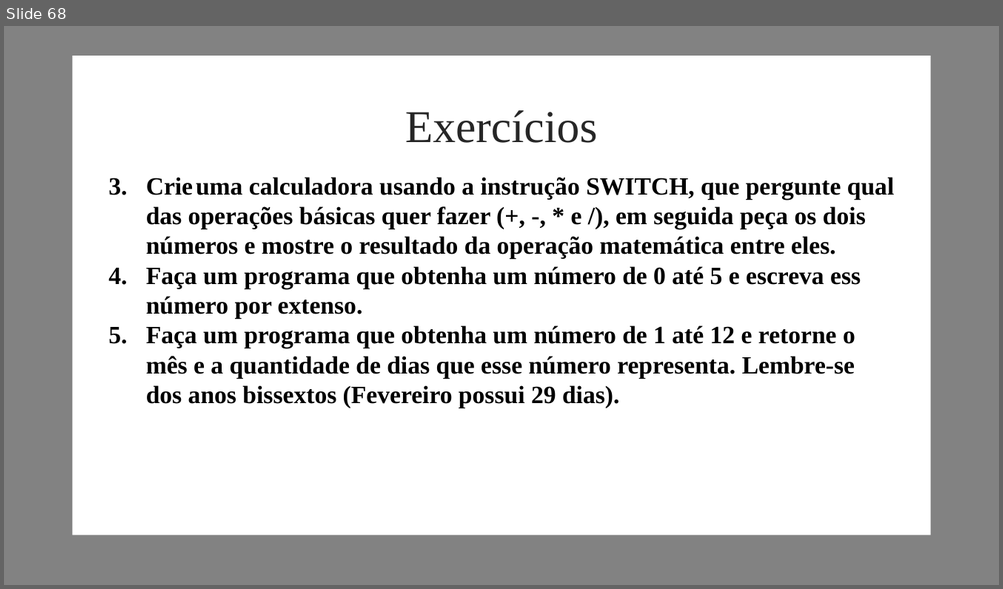
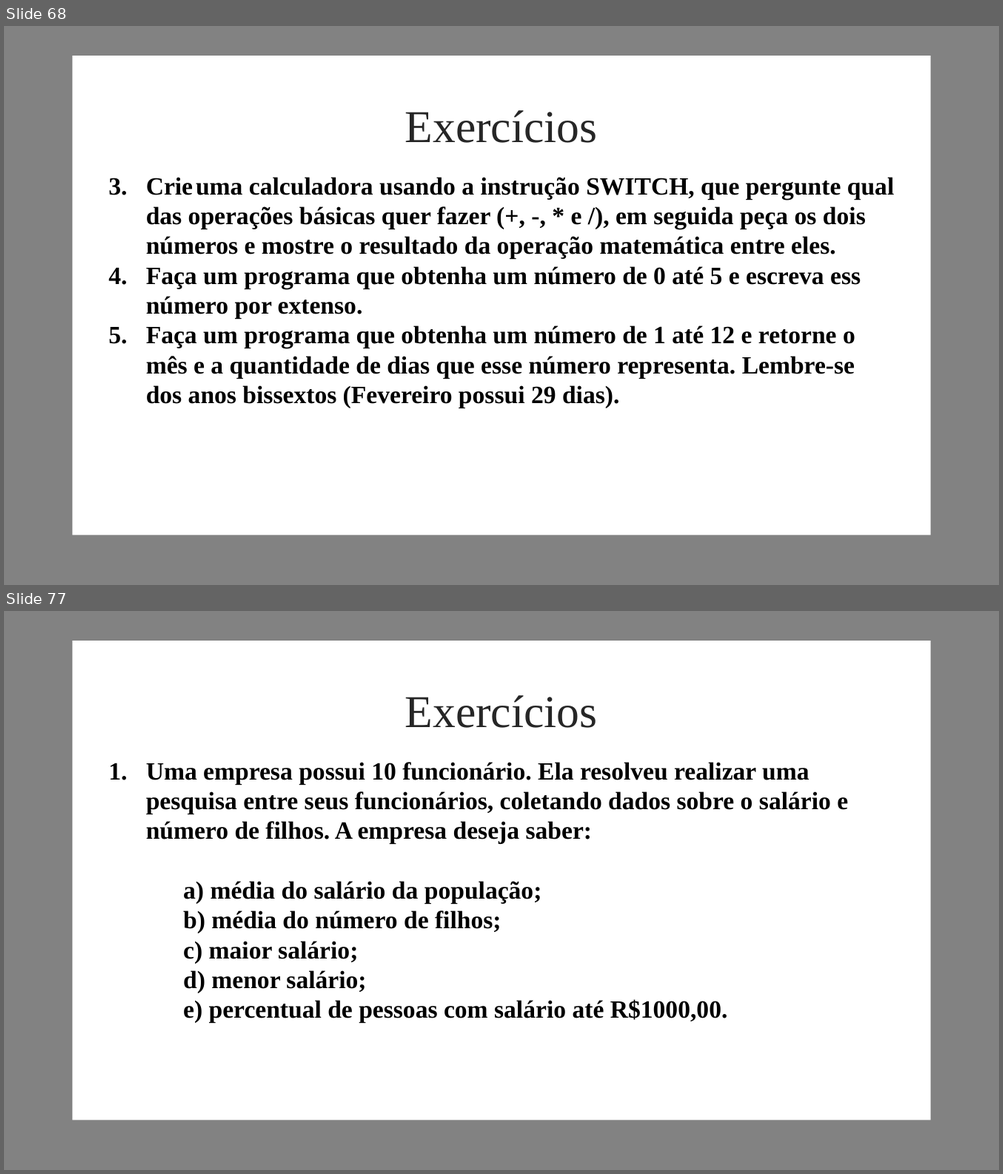
Before and after one commit to grazielags/Turma_1_Carreira_Programador, a slide deck: Graziela/Material/Carreira programador - Módulo 3.pptx. Shown one above the other, each under a label of ours: slide 68 before the commit, slides 68 and 77 after it; the slides between them are not shown. The pictures are 1003x589 and 1003x1174 pixels, drawn with LibreOffice and Linux fonts; fonts in the diff are those of the drawing; background and template pictures are left out. Boxes give left, top, right and bottom in pixels: in the first picture for what was removed or moved away, otherwise in the second. Text is boxed around its words. In the diff, an @@ line names an element or a change of style, - is before the commit and + after.

```diff
--- a/Graziela/Material/Carreira programador - Módulo 3.pptx
+++ b/Graziela/Material/Carreira programador - Módulo 3.pptx
@@ slide 77 added at bbox=[4, 611, 999, 1170], background picture (left out); not listed: 2 template elements that a slide beside it also shows @@
@@ text added at bbox=[405, 695, 597, 728], 44 pt, text #262626 @@
+Exercícios
@@ text added at bbox=[146, 762, 848, 1023], 24 pt, text #000000, bold @@
+1. Uma empresa possui 10 funcionário. Ela resolveu realizar uma pesquisa entre seus funcionários, coletando dados sobre o salário e número de filhos. A empresa deseja saber:
+a) média do salário da população;
+b) média do número de filhos;
+c) maior salário;
+d) menor salário;
+e) percentual de pessoas com salário até R$1000,00.
```
Also in this commit, not shown: 1 slide changed, 26 other slides added, 1 other file.
